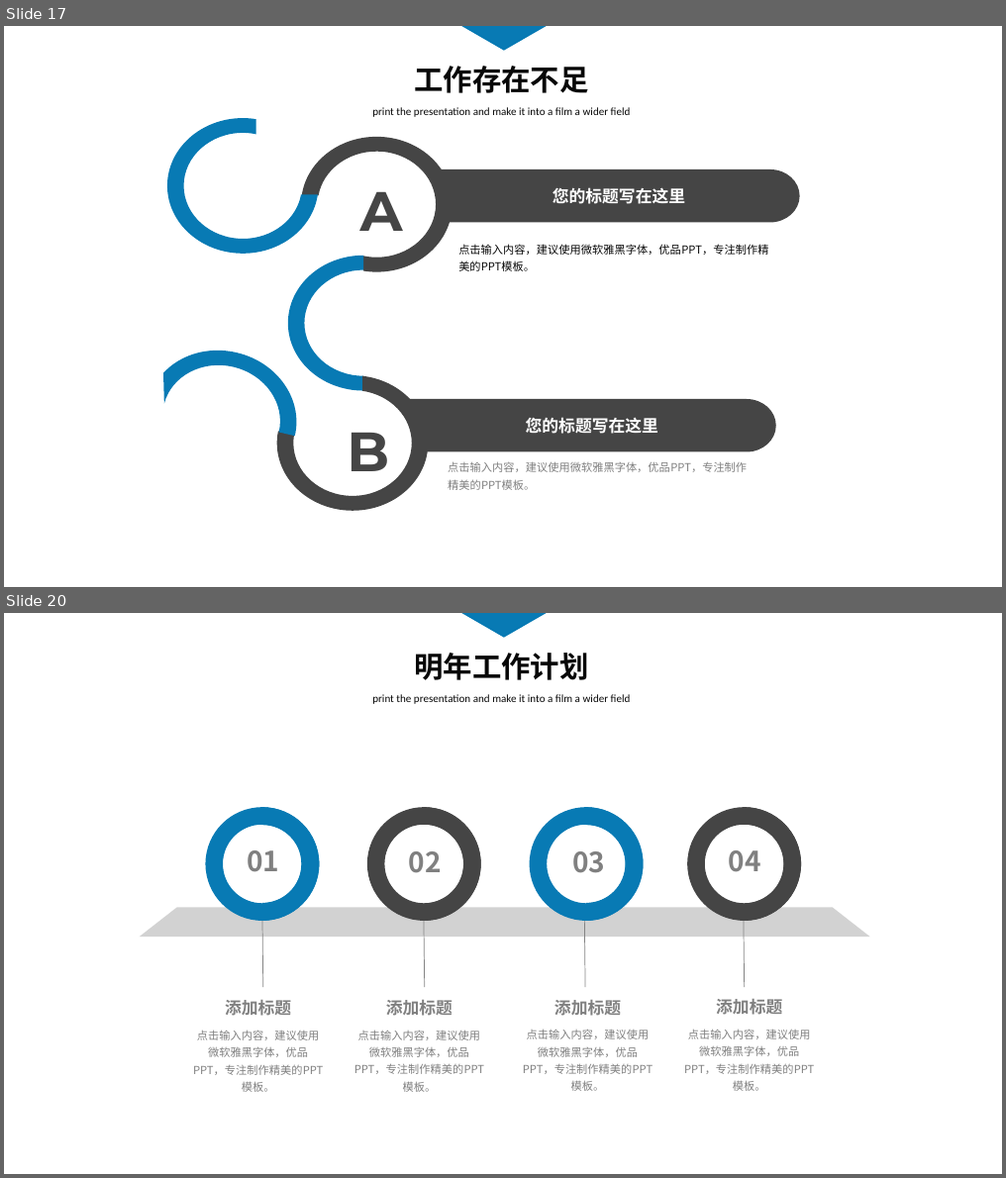
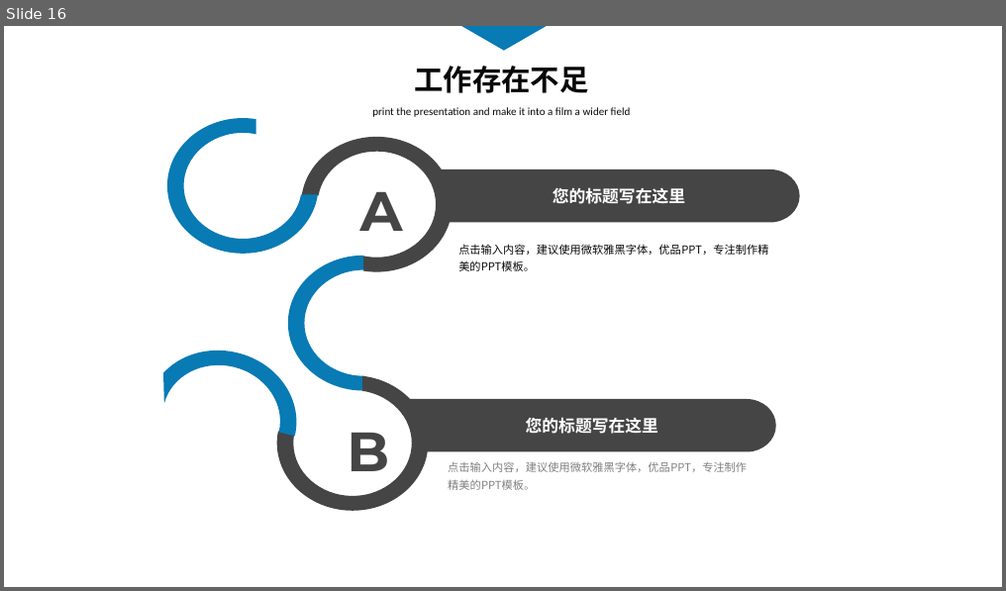
Before and after one commit to touchpillow/ts-demo, a slide deck: ts-分享.pptx. Shown one above the other, each under a label of ours: slides 17 and 20 before the commit, slide 16 after it; the slides between them are not shown. The pictures are 1006x1178 and 1006x591 pixels, drawn with LibreOffice and Linux fonts; fonts in the diff are those of the drawing. Boxes give left, top, right and bottom in pixels: in the first picture for what was removed or moved away, otherwise in the second. Text is boxed around its words. In the diff, an @@ line names an element or a change of style, - is before the commit and + after.

```diff
--- a/ts-分享.pptx
+++ b/ts-分享.pptx
@@ slide 20 removed at (4, 613, 1002, 1174), background #FFFFFF @@
@@ freeform shape removed at (462, 613, 547, 637) @@
@@ text removed at (414, 653, 588, 680) @@
-明年工作计划
@@ text removed at (372, 694, 631, 704) @@
-print the presentation and make it into a film a wider field
@@ group removed at (193, 808, 323, 1092): 3 texts, 2 freeform shapes, 1 line @@
-点击输入内容，建议使用微软雅黑字体，优品PPT，专注制作精美的PPT模板。
-添加标题
-01
@@ group removed at (354, 808, 484, 1092): 3 texts, 2 freeform shapes, 1 line @@
-点击输入内容，建议使用微软雅黑字体，优品PPT，专注制作精美的PPT模板。
-添加标题
-02
@@ group removed at (523, 808, 652, 1091): 3 texts, 2 freeform shapes, 1 line @@
-点击输入内容，建议使用微软雅黑字体，优品PPT，专注制作精美的PPT模板。
-添加标题
-03
@@ group removed at (684, 808, 814, 1091): 3 texts, 2 freeform shapes, 1 line @@
-点击输入内容，建议使用微软雅黑字体，优品PPT，专注制作精美的PPT模板。
-添加标题
-04
@@ freeform shape removed at (140, 907, 870, 938) @@
@@ what was slide 17 is now slide 16 @@
```
Also in this commit, not shown: 7 slides changed, 1 slide added, 6 other slides removed, 1 other file.
